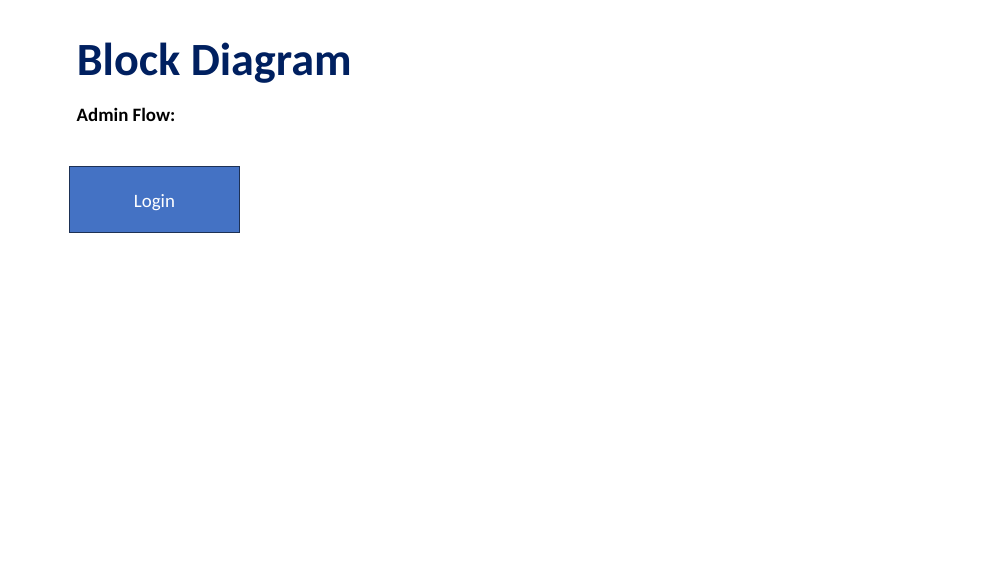
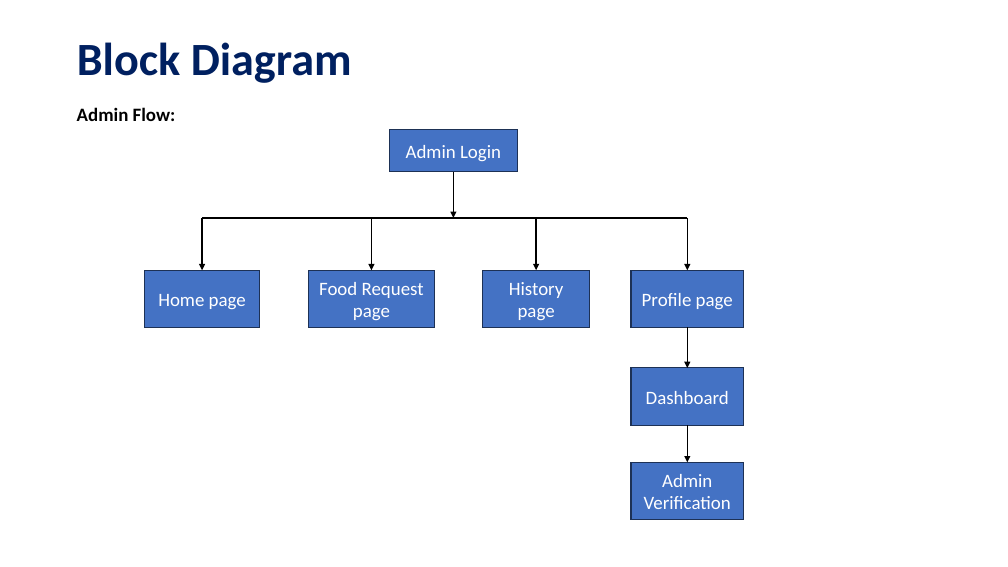
Before and after one commit to Sriram-V-99/MCA-Project-, a slide deck: slide 10 of FoodBridge_v02.pptx (slide 8 before the commit). Drawn at 1008x567 pixels with LibreOffice and Linux fonts; fonts in the diff are those of the drawing. Boxes give left, top, right and bottom in pixels: in the first picture for what was removed or moved away, otherwise in the second. Text is boxed around its words. In the diff, an @@ line names an element or a change of style, - is before the commit and + after.

```diff
--- a/FoodBridge_v02.pptx
+++ b/FoodBridge_v02.pptx
@@ rectangle "Admin Login": place and size @@
-rectangle "Admin Login" at box(70, 166, 240, 233)
+rectangle "Admin Login" at box(389, 129, 518, 172)
@@ text in rectangle at box(406, 145, 501, 161): text changed @@
-Login
+Admin Login
@@ arrow added from (454, 172) to (454, 218), #000000 1.5 pt @@
@@ line added from (202, 218) to (687, 218), #000000 1.5 pt @@
@@ arrow added from (202, 218) to (202, 270), #000000 1.5 pt @@
@@ arrow added from (371, 218) to (371, 270), #000000 1.5 pt @@
@@ arrow added from (536, 218) to (536, 270), #000000 1.5 pt @@
@@ arrow added from (687, 218) to (687, 270), #000000 1.5 pt @@
@@ rectangle added at box(144, 270, 260, 327), fill #4472C4, outline #1E3256 1 pt, 18 pt, text #FFFFFF @@
+Home page
@@ rectangle added at box(309, 270, 434, 327), fill #4472C4, outline #1E3256 1 pt, 18 pt, text #FFFFFF @@
+Food Request page
@@ rectangle added at box(483, 270, 590, 327), fill #4472C4, outline #1E3256 1 pt, 18 pt, text #FFFFFF @@
+History page
@@ rectangle added at box(631, 270, 744, 327), fill #4472C4, outline #1E3256 1 pt, 18 pt, text #FFFFFF @@
+Profile page
@@ arrow added from (687, 327) to (687, 368), #000000 1.5 pt @@
@@ rectangle added at box(631, 368, 744, 426), fill #4472C4, outline #1E3256 1 pt, 18 pt, text #FFFFFF @@
+Dashboard
@@ arrow added from (687, 425) to (687, 463), #000000 1.5 pt @@
@@ rectangle added at box(631, 463, 744, 520), fill #4472C4, outline #1E3256 1 pt, 18 pt, text #FFFFFF @@
+Admin Verification
```
Also in this commit, not shown: 9 other slides changed, 3 slides added.
